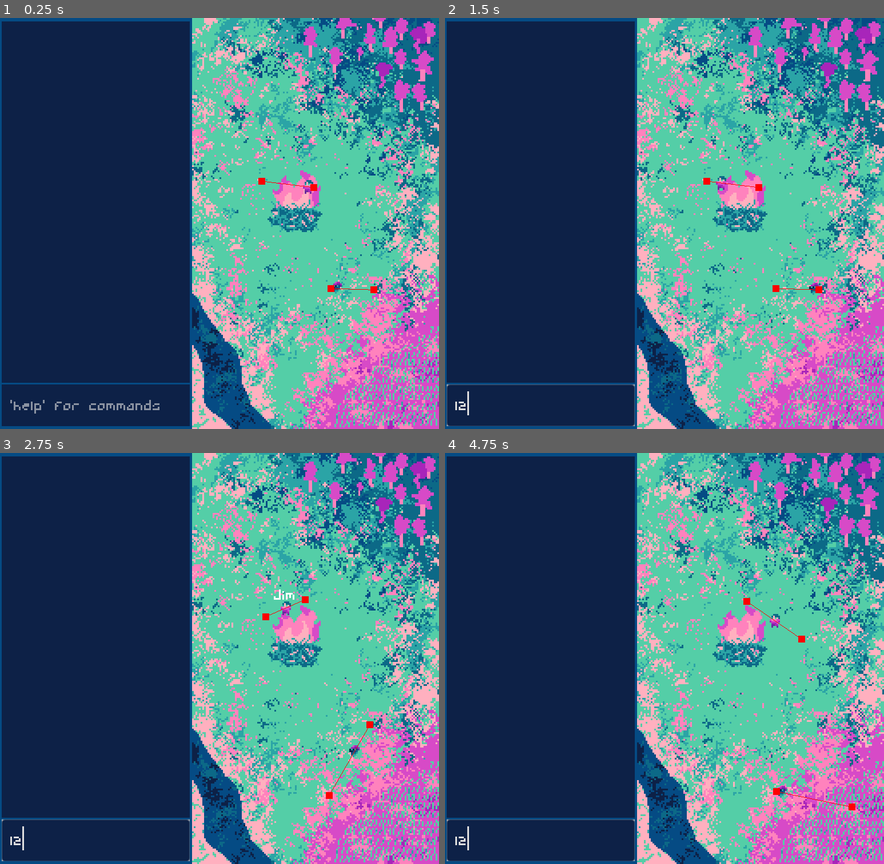
Above: before the commit, frames 1-4 (two rows, left to right).
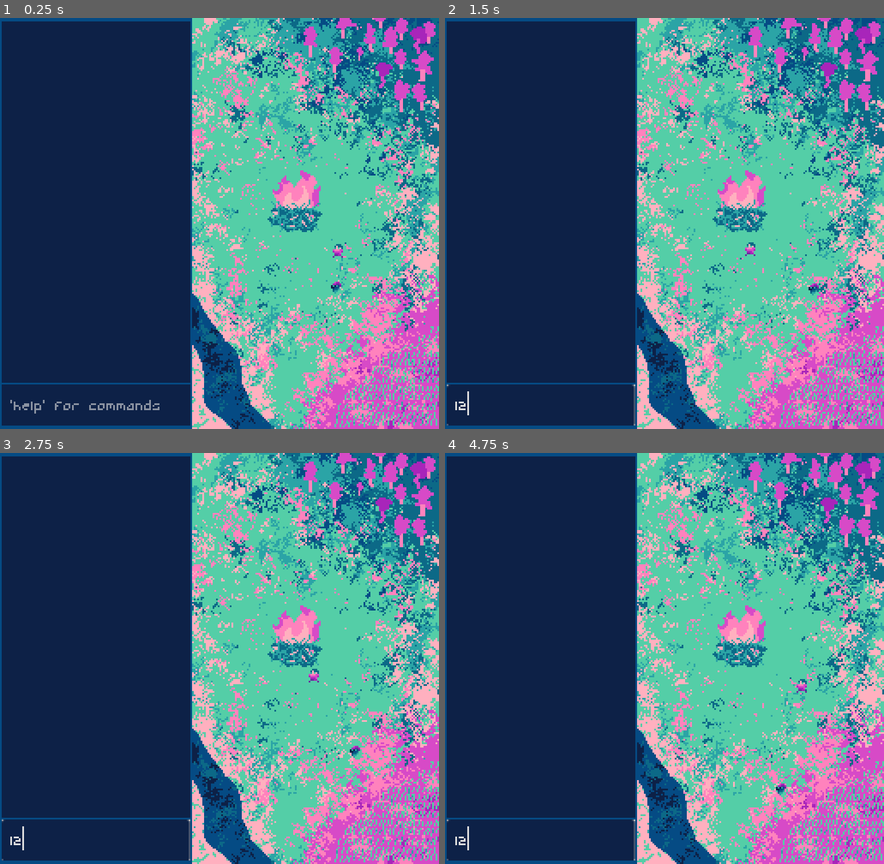
Above: after the commit, the same moments.

Repository: BoopEnthusiast/Micro-Jam-15
Game: Godot game, scene res://scenes/main.tscn
Same seed, same stepped clock (60 frames per second), same inputs: the game is played once before the commit and once after it.
Inputs (mouse positions are in pixels of both pictures, inside the frame that each line leads up to):
- Up to frame 1 (0.25 s): no input
- Up to frame 2 (1.5 s): click (541, 404) at 0.52 s; type "12" at 0.6 s; move the mouse to (541, 383) at 1.27 s
- Up to frame 3 (2.75 s): move the mouse to (267, 617) at 2.02 s
- Up to frame 4 (4.75 s): move the mouse to (708, 568) at 2.77 s; move the mouse to (642, 740) at 3.52 s; move the mouse to (796, 720) at 4.27 s

The runs differ from the first frame. In frame 1, 0.4% of the frame differs, in the area x 0-86%, y 0-100%; in frame 2, 0.5%; in frame 3, 0.6%; in frame 4, 0.6%.

Commit message:
animation & lower resolution & remove debug line

Diff:
--- a/project.godot
+++ b/project.godot
@@ -25,7 +25,7 @@
 window/size/viewport_width=256
 window/size/viewport_height=240
 window/size/mode=2
-window/stretch/mode="canvas_items"
+window/stretch/mode="viewport"
 
 [gui]
 
--- a/scenes/main.tscn
+++ b/scenes/main.tscn
@@ -6,11 +6,14 @@
 [ext_resource type="PackedScene" uid="uid://blsmf1r2lvqwy" path="res://scenes/ghost.tscn" id="3_4ci76"]
 
 [sub_resource type="NavigationPolygon" id="NavigationPolygon_c3t1r"]
-vertices = PackedVector2Array(1455, 843, 1321, 843, 1321, 613, 1455, 613)
-polygons = Array[PackedInt32Array]([PackedInt32Array(0, 1, 2, 3)])
-outlines = Array[PackedVector2Array]([PackedVector2Array(1316, 608, 1316, 848, 1460, 848, 1460, 608)])
+vertices = PackedVector2Array(1321, 761, 1321, 719, 1350, 719, 1357, 736, 1348, 799, 1377, 743, 1424, 797, 1393, 833, 1369, 843, 1356, 697, 1350, 708, 1321, 708, 1321, 613, 1372, 613, 1374, 634, 1376, 689, 1397, 648, 1432, 672, 1396, 696, 1412, 644, 1455, 673, 1455, 781, 1396, 735, 1403, 716, 1392, 843)
+polygons = Array[PackedInt32Array]([PackedInt32Array(0, 1, 2, 3, 4), PackedInt32Array(4, 3, 5, 6, 7, 8), PackedInt32Array(9, 10, 11, 12, 13, 14), PackedInt32Array(15, 9, 14, 16), PackedInt32Array(17, 18, 15, 16, 19), PackedInt32Array(17, 20, 21, 6, 22, 23), PackedInt32Array(7, 24, 8), PackedInt32Array(6, 5, 22), PackedInt32Array(17, 23, 18)])
+outlines = Array[PackedVector2Array]([PackedVector2Array(1316, 608, 1316, 713, 1354, 714, 1360, 701, 1376, 694, 1392, 700, 1398, 716, 1392, 731, 1377, 738, 1361, 732, 1354, 715, 1316, 714, 1316, 763, 1344, 802, 1365, 848, 1397, 848, 1398, 835, 1427, 801, 1460, 784, 1460, 669, 1435, 667, 1415, 639, 1398, 643, 1379, 631, 1377, 608)])
 source_geometry_group_name = &"navigation_polygon_source_group"
 agent_radius = 5.0
+
+[sub_resource type="CircleShape2D" id="CircleShape2D_8konf"]
+radius = 20.025
 
 [node name="Main" type="Node2D"]
 
@@ -33,7 +36,7 @@
 texture = ExtResource("2_q7ja4")
 
 [node name="Villager" parent="." instance=ExtResource("1_0auvh")]
-position = Vector2(183, 99)
+position = Vector2(200, 136)
 id = 1
 npc_name = "Jim"
 
@@ -42,5 +45,20 @@
 id = 2
 npc_name = "John"
 
+[node name="BackgroundCollider" type="StaticBody2D" parent="."]
+
+[node name="FireCollider" type="CollisionShape2D" parent="BackgroundCollider"]
+position = Vector2(172, 108)
+shape = SubResource("CircleShape2D_8konf")
+
+[node name="WaterCollider" type="CollisionPolygon2D" parent="BackgroundCollider"]
+polygon = PackedVector2Array(112, 159, 127, 181, 139, 195, 142, 214, 148, 226, 160, 240, 112, 240)
+
+[node name="ForestCollider" type="CollisionPolygon2D" parent="BackgroundCollider"]
+polygon = PackedVector2Array(175, 0, 177, 23, 194, 34, 209, 27, 221, 42, 232, 57, 256, 56, 256, 0)
+
+[node name="FieldCollider" type="CollisionPolygon2D" parent="BackgroundCollider"]
+polygon = PackedVector2Array(256, 177, 247, 182, 225, 195, 207, 213, 196, 226, 194, 240, 256, 240)
+
 [connection signal="mouse_entered" from="Villager" to="Villager/Name" method="_on_mouse_entered"]
 [connection signal="mouse_exited" from="Villager" to="Villager/Name" method="_on_mouse_exited"]
--- a/scenes/npc.tscn
+++ b/scenes/npc.tscn
@@ -21,7 +21,6 @@
 [node name="Navigation" type="NavigationAgent2D" parent="."]
 path_desired_distance = 5.0
 target_desired_distance = 2.5
-debug_enabled = true
 script = ExtResource("2_p53yk")
 
 [node name="Collider" type="CollisionShape2D" parent="."]
--- a/scripts/npc_body.gd
+++ b/scripts/npc_body.gd
@@ -1 +1,5 @@
 class_name NPCBody extends AnimatedSprite2D
+
+
+func _ready():
+	play()
Not shown: 1 places in scenes/main.tscn that only renumber resources
